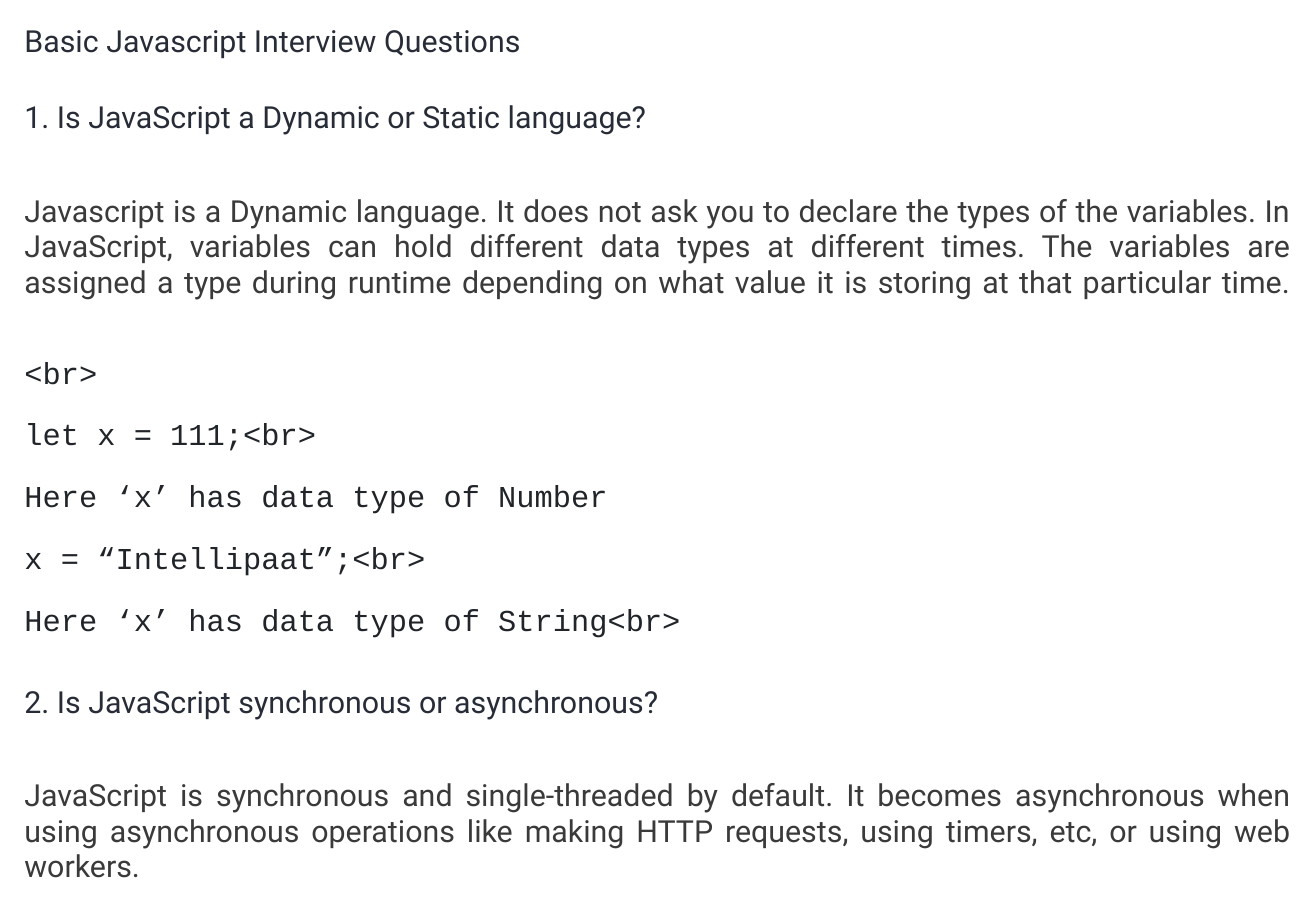
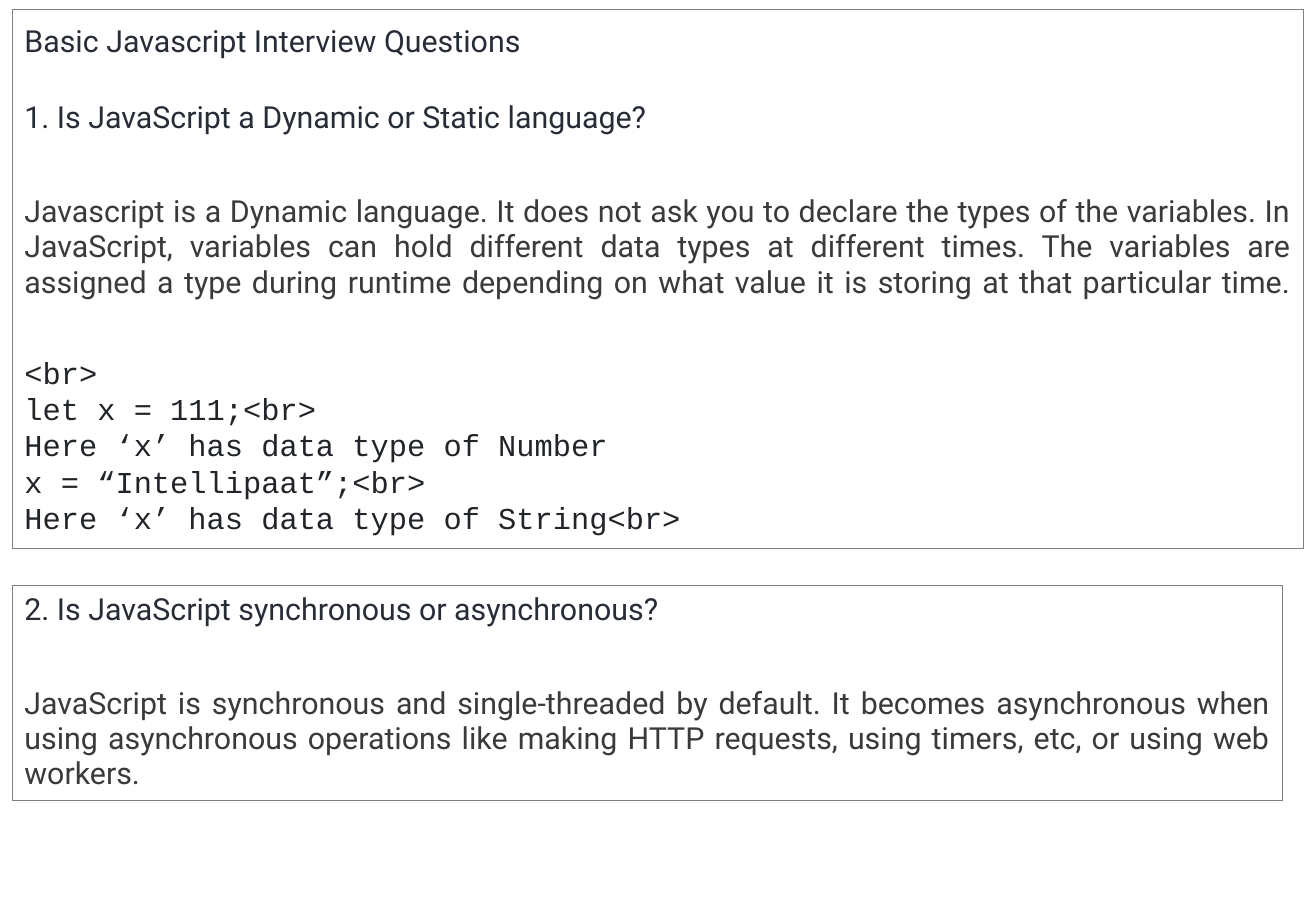
Before and after one commit to umalavanya/FullStackDevelopement_JavaSpring_SQL_ReactProjects, a slide deck: slide 1 of UmaTeachingMaterial/JavaScript/JavaScript-Interview-QA-Intellipaat.pptx. Drawn at 1316x911 pixels with LibreOffice and Linux fonts; fonts in the diff are those of the drawing. Boxes give left, top, right and bottom in pixels: in the first picture for what was removed or moved away, otherwise in the second. Text is boxed around its words. In the diff, an @@ line names an element or a change of style, - is before the commit and + after.

Commit message:
javascript

```diff
--- a/UmaTeachingMaterial/JavaScript/JavaScript-Interview-QA-Intellipaat.pptx
+++ b/UmaTeachingMaterial/JavaScript/JavaScript-Interview-QA-Intellipaat.pptx
@@ rectangle "Basic Javascript Interview Questions": place and size @@
-rectangle "Basic Javascript Interview Questions" at bbox=[24, 30, 1290, 878]
+rectangle "Basic Javascript Interview Questions" at bbox=[12, 10, 1304, 548]
@@ rectangle "Basic Javascript Interview Questions" at bbox=[12, 10, 1304, 548]: outline none to #808080 0.75 pt @@
@@ text in rectangle at bbox=[24, 362, 680, 536]: text changed; font Roboto to Courier New; text colour #3A3A3A to #212529 @@
-<br>
-let x = 111;<br>
-Here ‘x’ has data type of Number
-x = “Intellipaat”;<br>
-Here ‘x’ has data type of String<br>
-2. Is JavaScript synchronous or asynchronous?
-JavaScript is synchronous and single-threaded by default. It becomes asynchronous when using asynchronous operations like making HTTP requests, using timers, etc, or using web workers.
+<br>
+let x = 111;<br>
+Here ‘x’ has data type of Number
+x = “Intellipaat”;<br>
+Here ‘x’ has data type of String<br>
@@ rectangle added at bbox=[12, 586, 1282, 801], outline #808080 0.75 pt, 18 pt, text #3A3A3A @@
+2. Is JavaScript synchronous or asynchronous?
+JavaScript is synchronous and single-threaded by default. It becomes asynchronous when using asynchronous operations like making HTTP requests, using timers, etc, or using web workers.
```
Also in this commit, not shown: 1 other slide changed, 1 other file.
